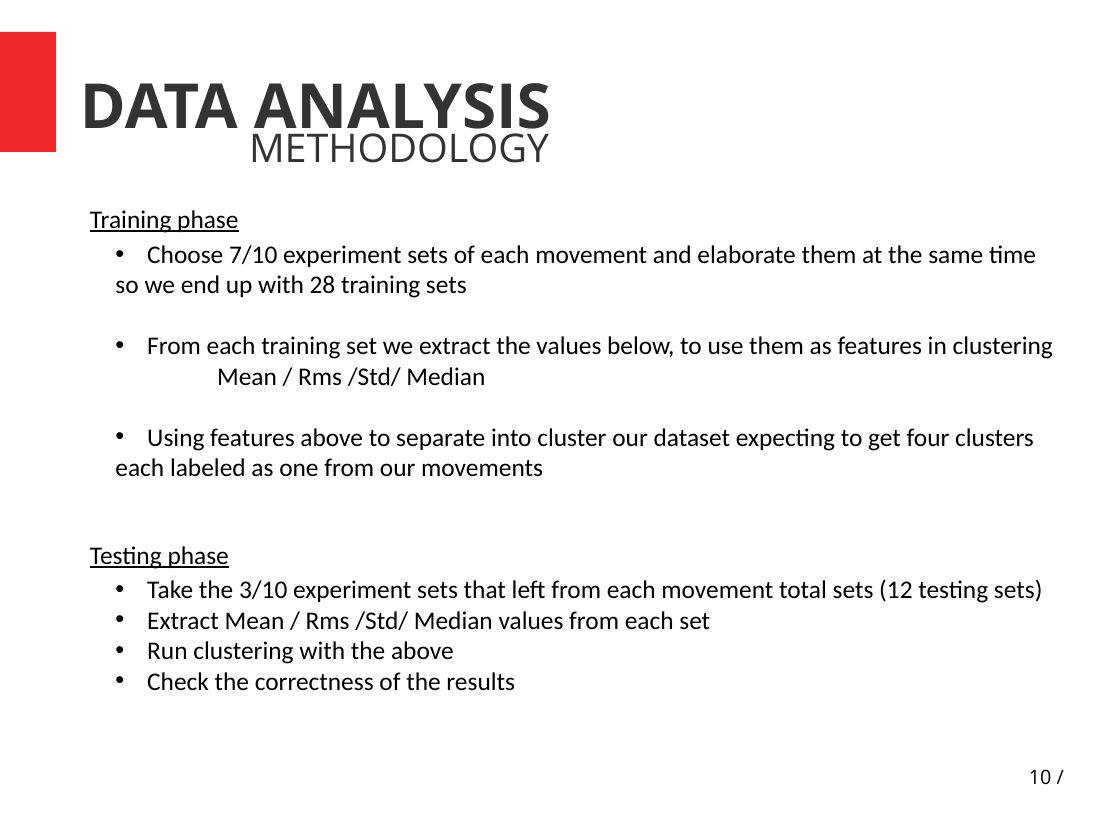
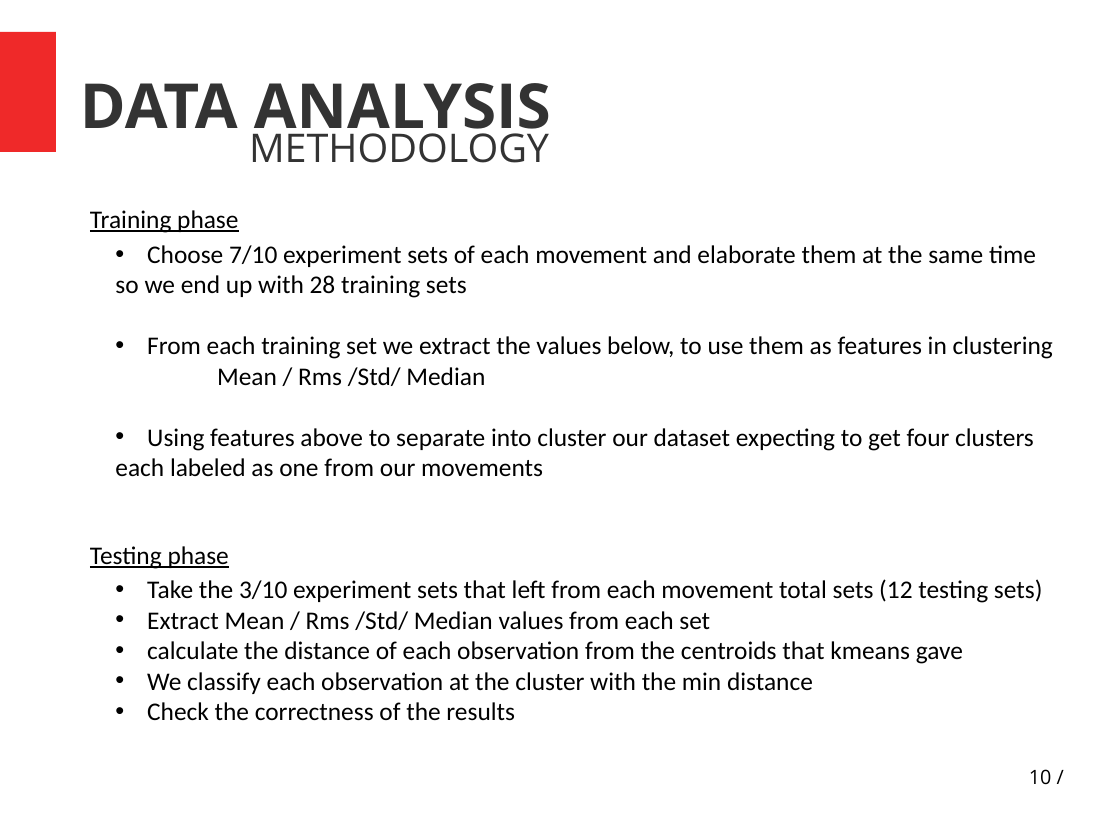
Before and after one commit to athava/ptixiaki, a slide deck: slide 10 of general_Slides.pptx. Drawn at 1120x840 pixels with LibreOffice and Linux fonts; fonts in the diff are those of the drawing. Boxes give left, top, right and bottom in pixels: in the first picture for what was removed or moved away, otherwise in the second. Text is boxed around its words. In the diff, an @@ line names an element or a change of style, - is before the commit and + after.

```diff
--- a/general_Slides.pptx
+++ b/general_Slides.pptx
@@ text at box(147, 641, 963, 694): text changed @@
-    • Run clustering with the above
+    • calculate the distance of each observation from the centroids that kmeans gave
+    • We classify each observation at the cluster with the min distance
```
Also in this commit, not shown: 1 other slide changed, 1 slide added, 1 slide removed, 4 other files.
